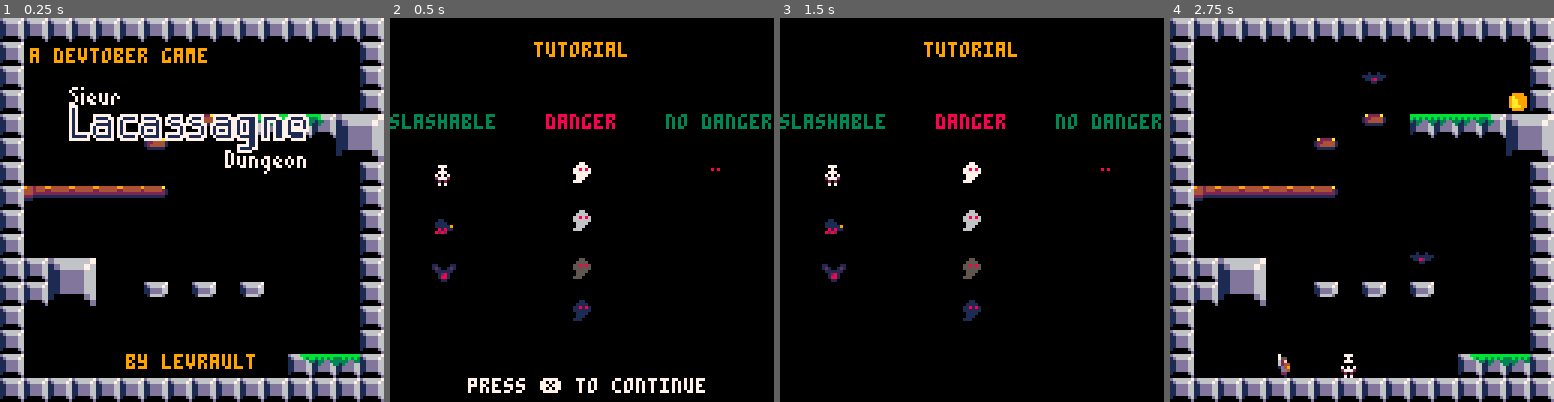
Above: before the commit, frames 1-4 (left to right).
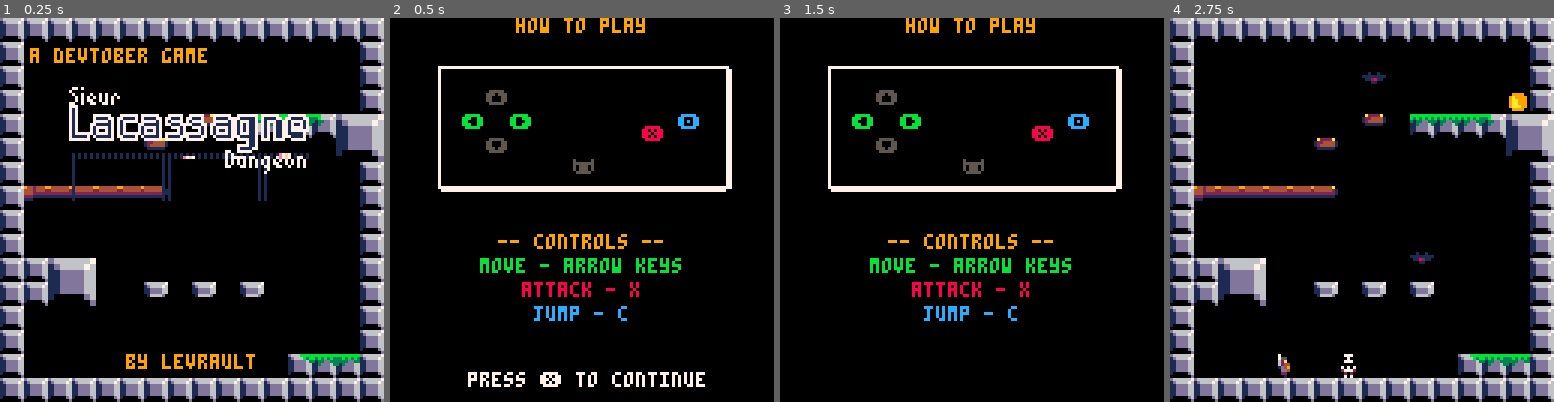
Above: after the commit, the same moments.

Repository: Levrault/pico8-sieur-lacassagne-dungeon
Game: PICO-8 cartridge sieur-lacassagne-dungeon.p8
Same seed, same stepped clock (60 frames per second), same inputs: the game is played once before the commit and once after it.
Inputs:
- Up to frame 1 (0.25 s): no input
- Up to frame 2 (0.5 s): tap X (X key) at 0.33 s
- Up to frame 3 (1.5 s): tap O (Z key) at 0.7 s; tap X (X key) at 1.07 s
- Up to frame 4 (2.75 s): hold Right 1.6-2.1 s; tap O (Z key) at 1.7, 2.1, 2.5 s; tap X (X key) at 1.85 s; hold Right from 2.47 s (still down)

The runs differ from the first frame. In frame 1, 0.9% of the frame differs, in the area x 18-81%, y 35-48%; in frame 2, 9.8%, in the area x 0-100%, y 0-98%; in frame 3, 8.7%; in frame 4, nothing differs.

Commit message:
feat(tutorial): add a better tutorial screen

Diff:
--- a/sieur-lacassagne-dungeon.p8
+++ b/sieur-lacassagne-dungeon.p8
@@ -92,6 +92,9 @@
 	--6	main menu
 	--7	end screen
 	--8	tutorial
+	--9 story 1
+	--10 story 2
+	--11 story 3
 	gm.state=6
 
 	--change level
@@ -249,6 +252,10 @@
 	end
 
 
+	gm.storyboard=function(self)
+	end
+
+
 	--display main menu
 	gm.main_menu=function(self)
 		self:blink_text()
@@ -275,28 +282,38 @@
 
 
 	--should display tutorial
+	--camera(896,384)
 	gm.tutorial=function(self)
 		self:blink_text()
-
-		local title="tutorial"
-		print(title,hcenter(title),264,9)
-		local continue="press \x97 to continue"
-		print("slashable",0,288,3)
-		spr(13,14,304,1,1)--skeleton
-		spr(48,14,320,1,1)--spider
-		spr(52,14,336,1,1)--bat
-
-		local danger="danger"
-		print(danger,hcenter(danger),288,8)
-		spr(57,60,304,1,1)--ghost danger
-		spr(58,60,320,1,1)--ghost danger
-		spr(59,60,336,1,1)--ghost danger
-		spr(60,60,350,1,1)--ghost danger
-
-		print("no danger",92,288,3)
-		spr(61,104,304,1,1)--ghost safe
+		local title="how to play"
+		print(title,(896+hcenter(title)),384,9)
+		rect(912, 400, 1008, 440, 7)
+		line(913, 441, 1007, 441, 7)
+		line(1009, 401, 1009, 440, 7)
+		--arrow
+		print("\x8B",920,416,11)--left arrow
+		print("\x91",936,416,11)--right arrow
+		print("\x94",928,408,5)--up arrow
+		print("\x83",928,424,5)--down arrow
+		print("\x97",980,420,8)--x button
+		print("\x8E",992,416,12)--o button
+		print("\x82",957,431,5)--start button
+
+		--command
+		local control="-- controls --"
+		print(control,(896+hcenter(control)),456,9)
+		local move = "move - arrow keys"
+		print(move,(896+hcenter(move)),464,11)
+
+		local attack = "attack - x"
+		print(attack,(896+hcenter(attack)),472,8)
+
+		local jump = "jump - c"
+		print(jump,(896+hcenter(jump)),480,12)
+
 		if self.txt_blink then
-			print(continue,hcenter(continue),376,7)
+			local continue="press \x97 to continue"
+			print(continue,(896+hcenter(continue)),502,7)
 		end
 
 		if btn(5) then
@@ -389,7 +406,7 @@
 		elseif self.state==7 then--ending
 			self:ending()
 		elseif self.state==8 then--tutorial
-			camera(0,256)
+			camera(896,384)
 			self:tutorial()
 		end
 	end
@@ -660,7 +677,7 @@
 			loop=true
 		}
 	},"idle")
-	local hitbox=make_hitbox(11,11)
+	local hitbox=make_hitbox(12,12)
 	local hurtbox=make_hurtbox(4,4)
 	local cooldown=make_timer(20)
 
Not shown, changed: 64 lines of the sprite sheet (__gfx__) section of sieur-lacassagne-dungeon.p8
